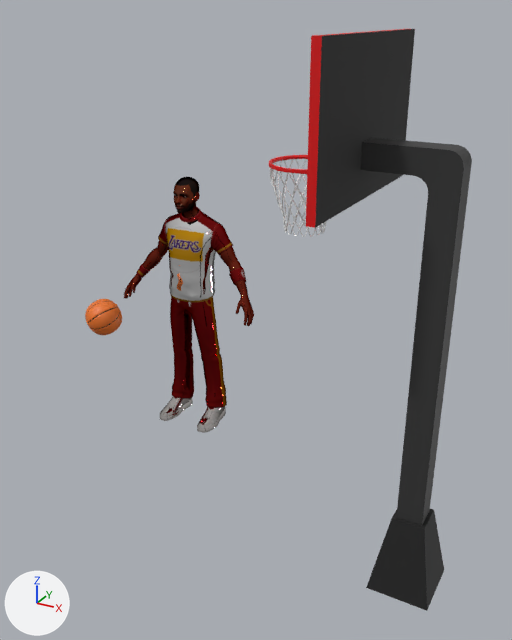
The glTF model assets/bbarea.glb: old version first, new version second.
The view is the same before and after, from a 50 mm camera at (4.27, -2.48, 2.36) aimed at (2.78, 0.24, 0.99). The lights are fixed; the arrows at lower left show +X, +Y and +Z. Where no turn or scale is listed for an object, it has been applied to the vertices. Vertices at the same position are counted once.

Script lines for the objects in view, before the commit:
```python
me_cube_012 = bpy.data.meshes.new('Cube.012')
me_cube_012.from_pydata(...)  # 16034 vertices, 32064 faces; spans x -0.101..0.101, y -0.103..0.103, z -0.1..0.1
# faces by material slot: [22336, 9728]
me_cube_012.materials.append(mat_basketball_orange)  # orange #e77225
me_cube_012.materials.append(mat_basketball_black)  # black #000000
me_mesh_id6 = bpy.data.meshes.new('mesh_id6')
me_mesh_id6.from_pydata(...)  # 5744 vertices, 11184 faces; spans x -0.44..0.44, y -0.19..0.12, z 0.0..1.51
me_mesh_id6.materials.append(mat_material_69)
me_plane_002 = bpy.data.meshes.new('Plane.002')
me_plane_002.from_pydata(...)  # 3804 vertices, 7724 faces; spans x 0.1..0.93, y -0.46..0.44, z -2.04..0.24
# faces by material slot: [1418, 6180, 46, 80]
me_plane_002.materials.append(mat_net)  # white #e7e7e7
me_plane_002.materials.append(mat_red_panel_part)  # red #df0003
me_plane_002.materials.append(mat_bench_legs)  # black #1b1b1b
me_plane_002.materials.append(mat_rod_grey_part)  # black #353535
ob_basketball = bpy.data.objects.new('=basketball', me_cube_012)
ob_basketball.location = (1.754, 0.323, 0.766)
ob_node_id5 = bpy.data.objects.new('node_id5', me_mesh_id6)
ob_node_id5.location = (2.066, 0.759, 0.0)
ob_panel = bpy.data.objects.new('panel', me_plane_002)
ob_panel.location = (2.881, 0.016, 2.045)
```
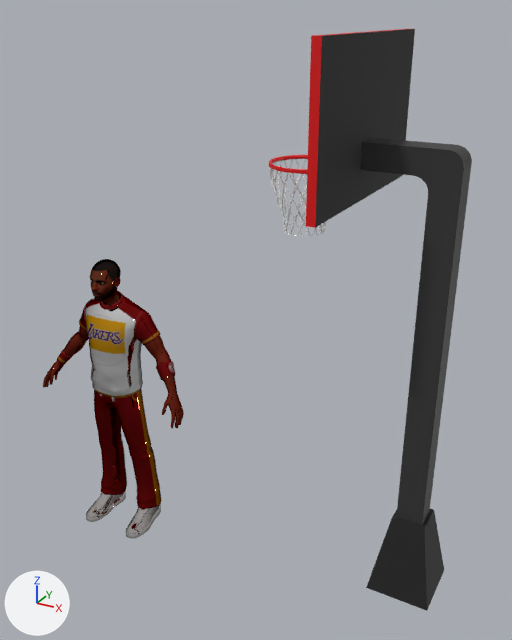
Changed parts and their boxes (x1, y1, x2, y2) in the pictures (512 x 640 px):
'node_id5', moved
    before: (124, 177, 254, 433)
    after: (43, 259, 184, 539)

Diff of the bpy script that builds the scene:
```diff
--- a/assets/bbarea.glb.py
+++ b/assets/bbarea.glb.py
@@ me_mesh_id6 @@
 me_mesh_id6.from_pydata(...)  # 5744 vertices, 11184 faces; spans x -0.44..0.44, y -0.19..0.12, z 0.0..1.51
 # used by ob_node_id5; location = (2.066, 0.759, 0.0)
+# me_mesh_id6 part 1: the whole mesh is moved by (0.0, -0.72, -0.79)
 me_mesh_id6.materials.append(mat_material_69)
@@ ob_node_id5 @@
 ob_node_id5 = bpy.data.objects.new('node_id5', me_mesh_id6)
-ob_node_id5.location = (2.066, 0.759, 0.0)
+ob_node_id5.location = (2.066, 0.759, 0.528)
```
